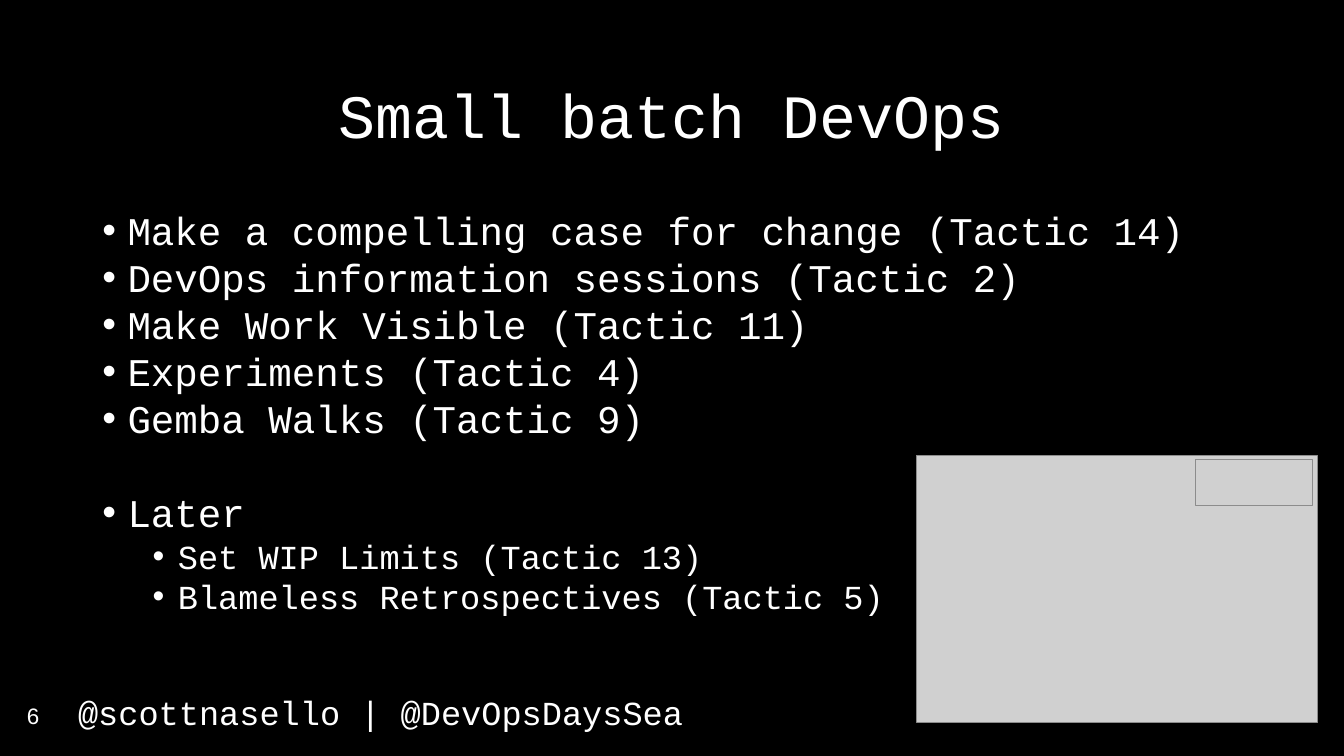
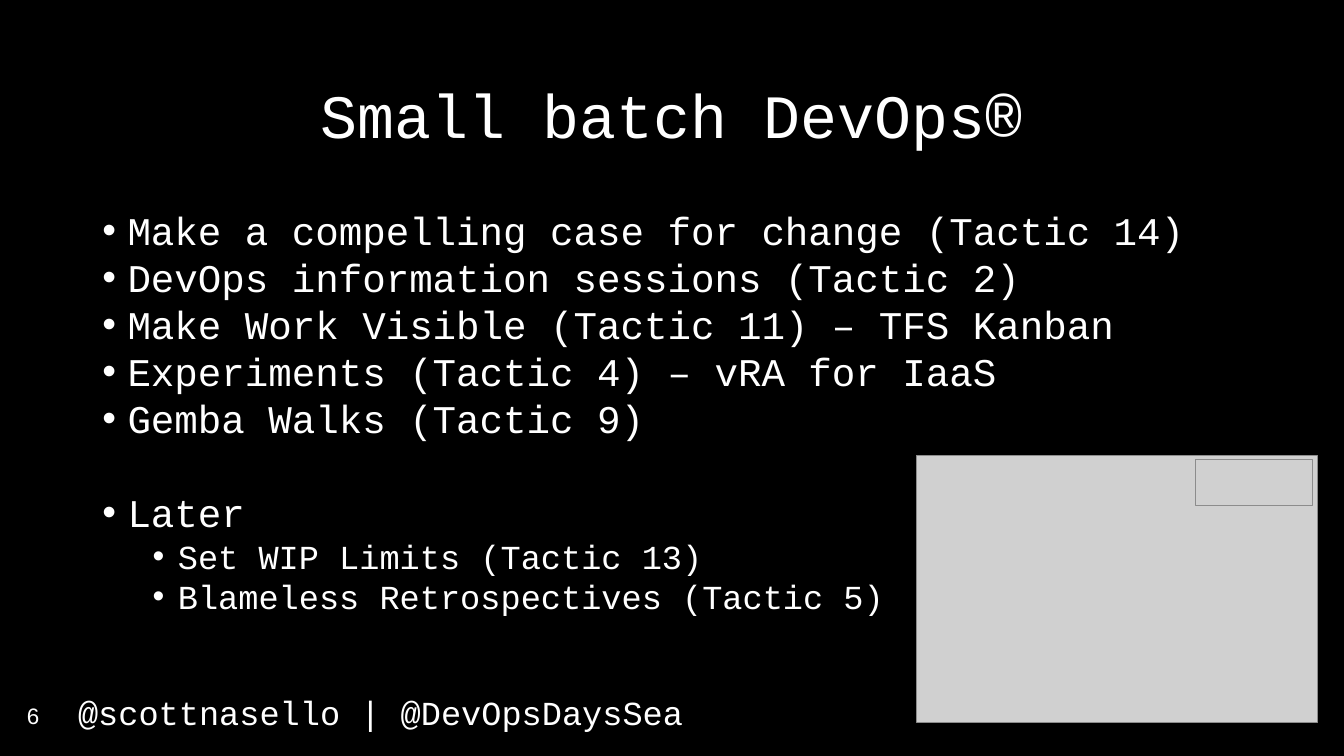
Before and after one commit to scottnasello/talks, a slide deck: slide 6 of 2017-04-26 Seattle DevOpsDays/DevOpsDays Seattle.pptx. Drawn at 1344x756 pixels with LibreOffice and Linux fonts; fonts in the diff are those of the drawing; grey boxes stand for pictures. Boxes give left, top, right and bottom in pixels: in the first picture for what was removed or moved away, otherwise in the second. Text is boxed around its words. In the diff, an @@ line names an element or a change of style, - is before the commit and + after.

```diff
--- a/2017-04-26 Seattle DevOpsDays/DevOpsDays Seattle.pptx
+++ b/2017-04-26 Seattle DevOpsDays/DevOpsDays Seattle.pptx
@@ title at [320,95,1023,151]: text changed @@
-Small batch DevOps
+Small batch DevOps®
@@ text at [128,311,1114,394]: text changed @@
-• Make Work Visible (Tactic 11)
-• Experiments (Tactic 4)
+• Make Work Visible (Tactic 11) – TFS Kanban
+• Experiments (Tactic 4) – vRA for IaaS
```
Also in this commit, not shown: 3 other slides changed, 16 slides added, 2 other files.
